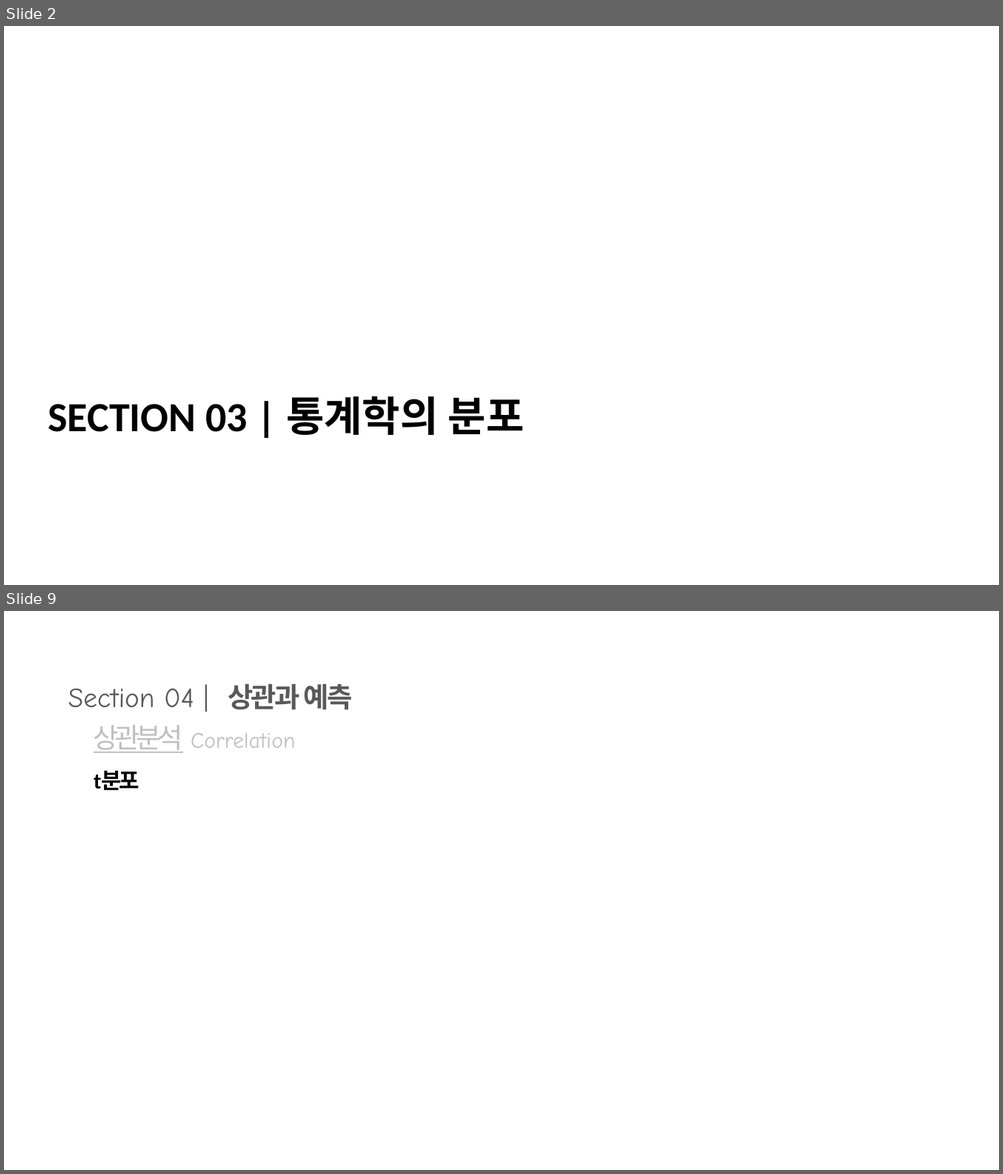
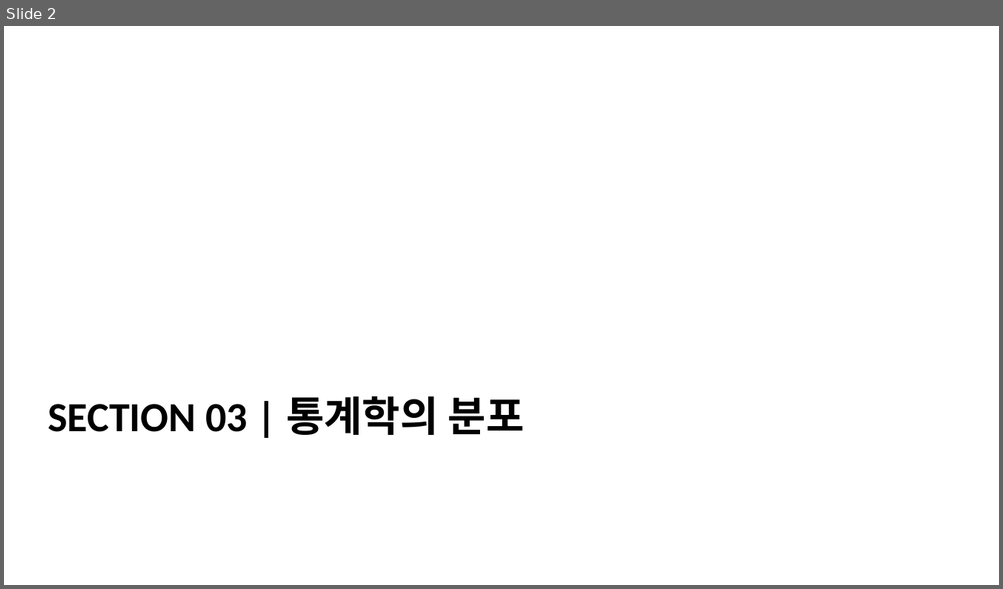
Before and after one commit to analysispark/obsidian_vault, a slide deck: 02_Area/Lecture_스포츠경기예측론/03_분포.pptx. Shown one above the other, each under a label of ours: slides 2 and 9 before the commit, slide 2 after it; the slides between them are not shown. The pictures are 1003x1174 and 1003x589 pixels, drawn with LibreOffice and Linux fonts; fonts in the diff are those of the drawing; background and template pictures are left out. Boxes give left, top, right and bottom in pixels: in the first picture for what was removed or moved away, otherwise in the second. Text is boxed around its words. In the diff, an @@ line names an element or a change of style, - is before the commit and + after.

```diff
--- a/02_Area/Lecture_스포츠경기예측론/03_분포.pptx
+++ b/02_Area/Lecture_스포츠경기예측론/03_분포.pptx
@@ slide 9 removed at [4, 611, 999, 1170], background picture (left out) @@
@@ text removed at [68, 684, 353, 710] @@
-Section 04 | 상관과 예측
@@ text removed at [94, 725, 295, 753] @@
-상관분석 Correlation
@@ title removed at [94, 771, 139, 791] @@
-t분포
```
Also in this commit, not shown: 11 slides changed, 3 slides added, 40 other files.
